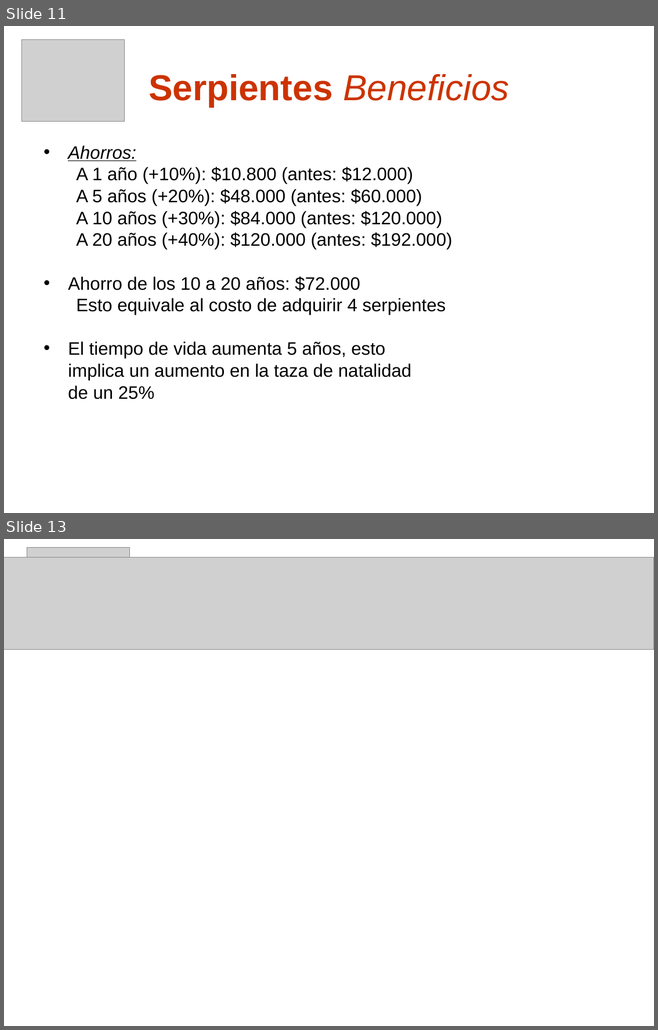
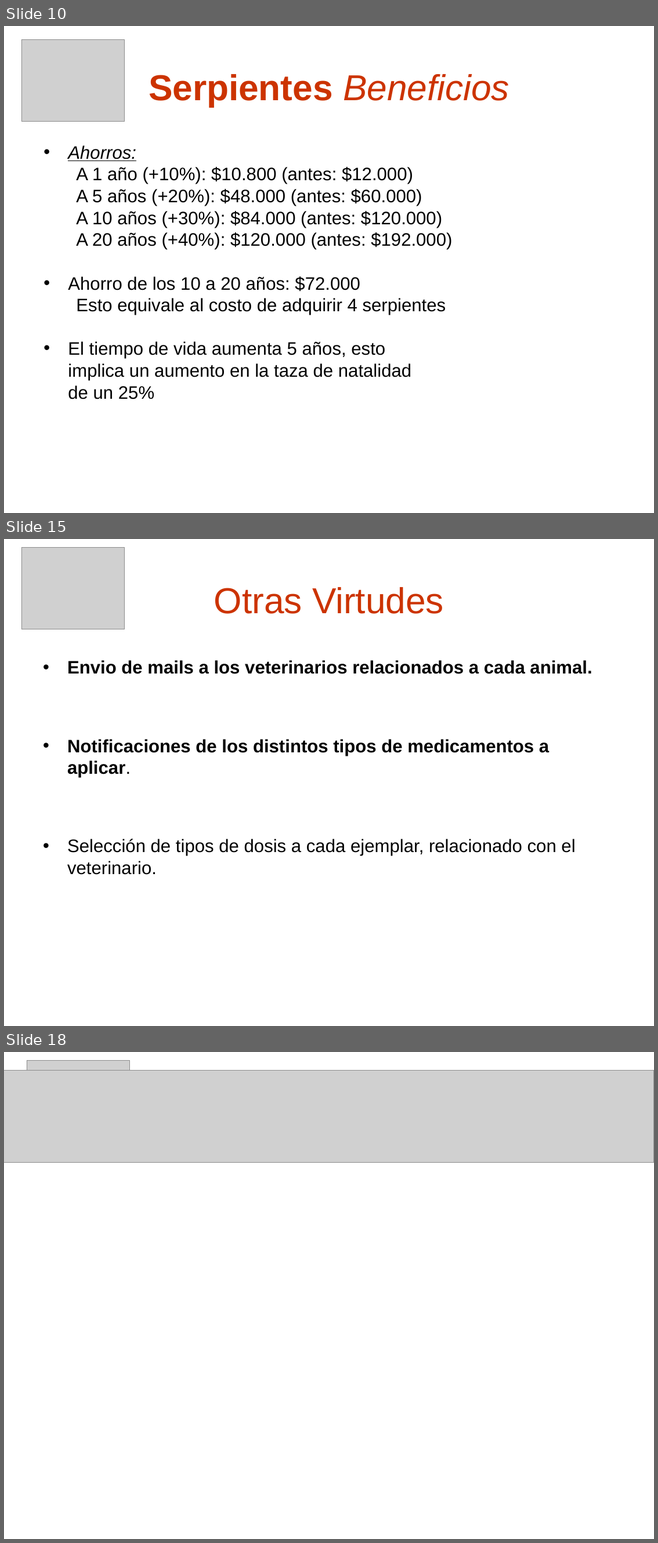
Before and after one commit to nicohen/taller-desarrollo-proyectos-i, a slide deck: Presentaciones/Demo Gerencial.ppt. Shown one above the other, each under a label of ours: slides 11 and 13 before the commit, slides 10, 15 and 18 after it; the slides between them are not shown. The pictures are 658x1030 and 658x1543 pixels, drawn with LibreOffice and Linux fonts; fonts in the diff are those of the drawing; grey boxes stand for pictures; background and template pictures are left out. Boxes give left, top, right and bottom in pixels: in the first picture for what was removed or moved away, otherwise in the second. Text is boxed around its words. In the diff, an @@ line names an element or a change of style, - is before the commit and + after.

```diff
--- a/Presentaciones/Demo Gerencial.ppt
+++ b/Presentaciones/Demo Gerencial.ppt
@@ slide 15 added at [4, 539, 654, 1026], background picture (left out) @@
@@ picture added at [21, 548, 124, 629] @@
@@ title added at [214, 587, 444, 614], 40 pt, text #CC3300 @@
+Otras Virtudes
@@ text added at [67, 660, 592, 875], 20 pt, text #000000, bold @@
+• Envio de mails a los veterinarios relacionados a cada animal.
+• Notificaciones de los distintos tipos de medicamentos a aplicar.
+• Selección de tipos de dosis a cada ejemplar, relacionado con el veterinario.
@@ what was slide 11 is now slide 10 @@
@@ what was slide 13 is now slide 18 @@
```
Also in this commit, not shown: 10 slides changed, 5 other slides added, 1 slide removed.
